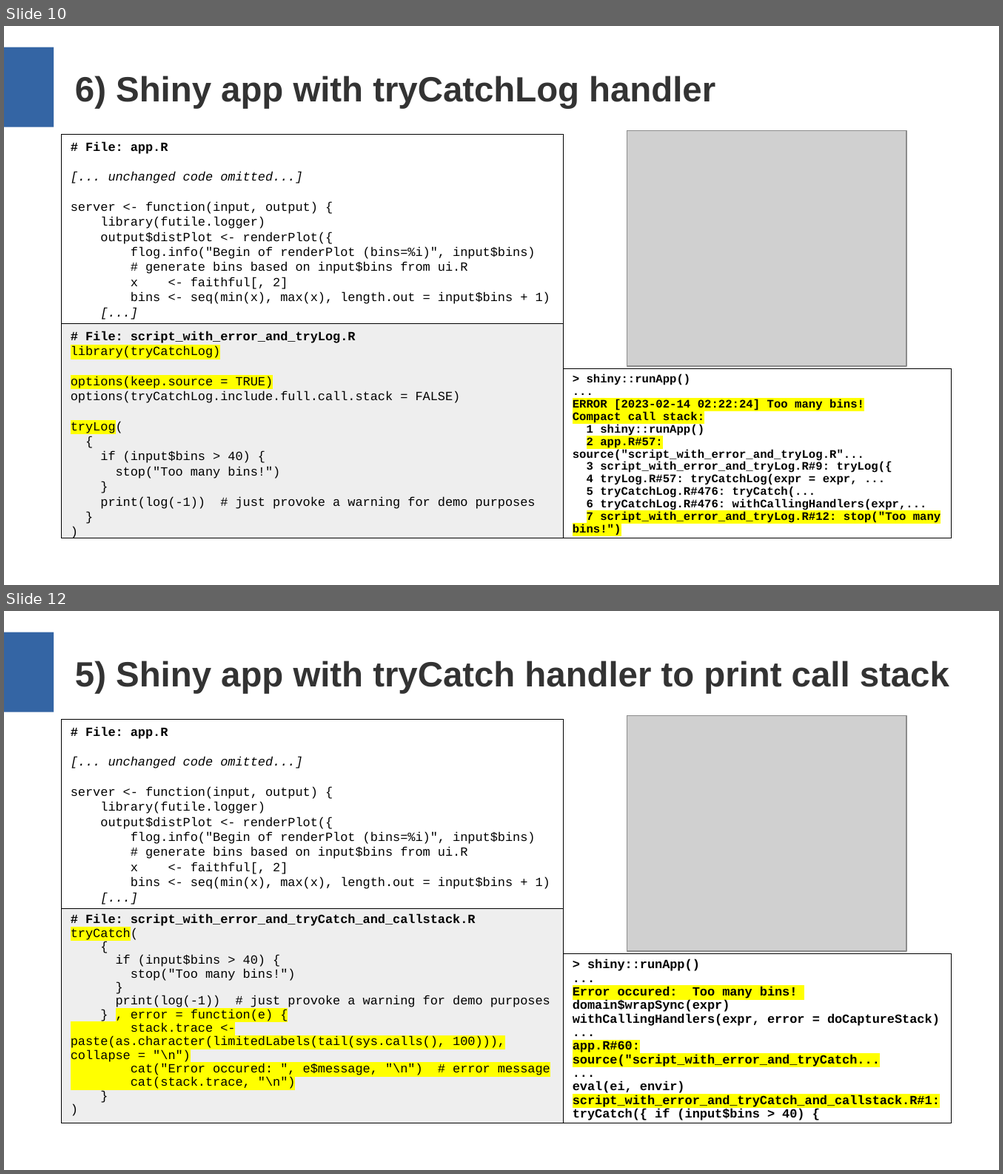
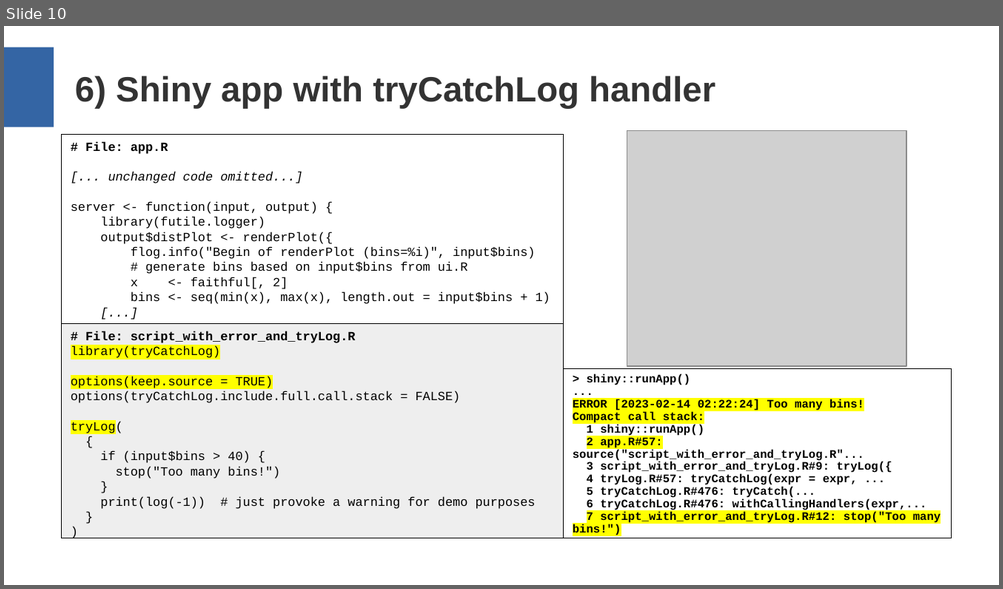
Before and after one commit to aryoda/R_shiny_post_mortem_analysis_training, a slide deck: Training slides.odp. Shown one above the other, each under a label of ours: slides 10 and 12 before the commit, slide 10 after it; the slides between them are not shown. The pictures are 1003x1174 and 1003x589 pixels, drawn with LibreOffice and Linux fonts; fonts in the diff are those of the drawing; grey boxes stand for pictures. Boxes give left, top, right and bottom in pixels: in the first picture for what was removed or moved away, otherwise in the second. Text is boxed around its words. In the diff, an @@ line names an element or a change of style, - is before the commit and + after.

```diff
--- a/Training slides.odp
+++ b/Training slides.odp
@@ slide 12 removed at box(4, 611, 999, 1170), background #FFFFFF; not listed: 1 template element that a slide beside it also shows @@
@@ title removed at box(75, 661, 949, 694) @@
-5) Shiny app with tryCatch handler to print call stack
@@ rectangle removed at box(62, 719, 563, 908) @@
-# File: app.R
-[... unchanged code omitted...]
-server <- function(input, output) {
-library(futile.logger)
-output$distPlot <- renderPlot({
-flog.info("Begin of renderPlot (bins=%i)", input$bins)
-# generate bins based on input$bins from ui.R
-x <- faithful[, 2]
-bins <- seq(min(x), max(x), length.out = input$bins + 1)
-[...]
@@ picture removed at box(627, 715, 907, 951) @@
@@ rectangle removed at box(62, 908, 563, 1124) @@
-# File: script_with_error_and_tryCatch_and_callstack.R
-tryCatch(
-{
-if (input$bins > 40) {
-stop("Too many bins!")
-}
-print(log(-1)) # just provoke a warning for demo purposes
-} , error = function(e) {
-stack.trace <- paste(as.character(limitedLabels(tail(sys.calls(), 100))), collapse = "\n")
-cat("Error occured: ", e$message, "\n") # error message
-cat(stack.trace, "\n")
-}
-)
@@ rectangle removed at box(563, 954, 952, 1124) @@
-> shiny::runApp()
-...
-Error occured: Too many bins!
-domain$wrapSync(expr)
-withCallingHandlers(expr, error = doCaptureStack)
-...
-app.R#60: source("script_with_error_and_tryCatch...
-...
-eval(ei, envir)
-script_with_error_and_tryCatch_and_callstack.R#1: tryCatch({ if (input$bins > 40) {
```
Also in this commit, not shown: 2 slides changed, 1 slide added, 1 other slide removed.
